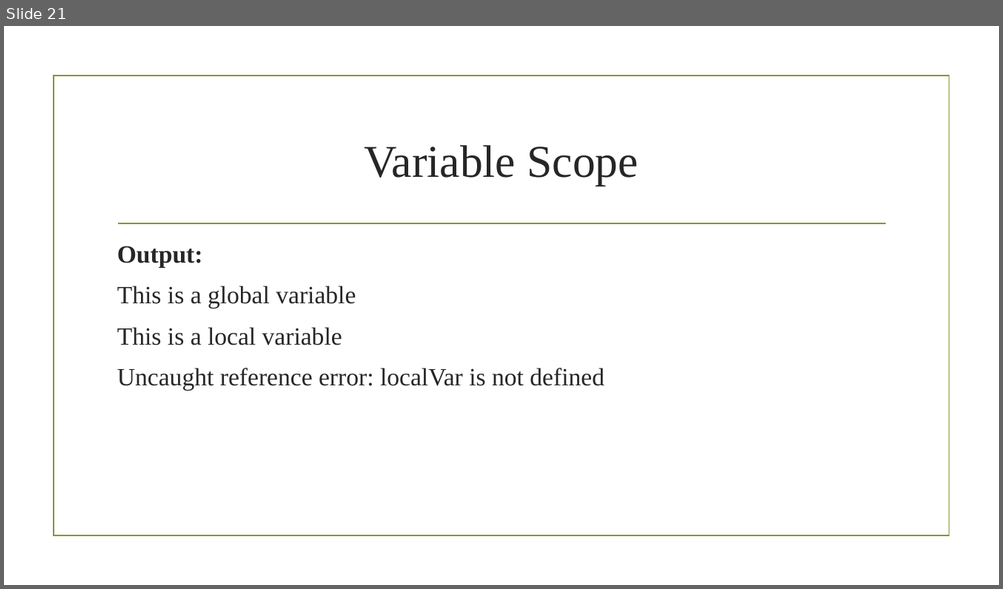
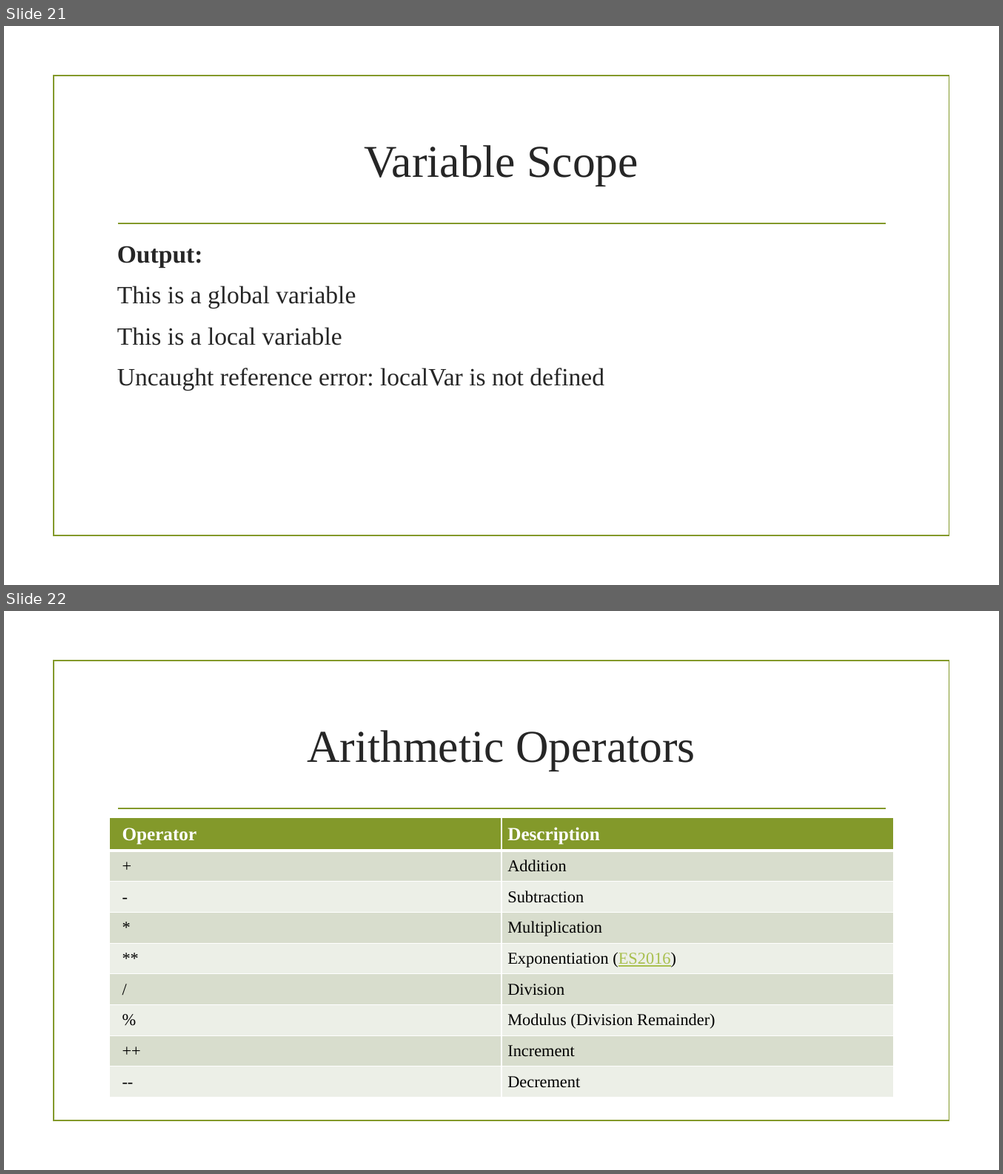
Before and after one commit to sagarshrestha81/FED, a slide deck: js.pptx. Shown one above the other, each under a label of ours: slide 21 before the commit, slides 21 and 22 after it. The pictures are 1003x589 and 1003x1174 pixels, drawn with LibreOffice and Linux fonts; fonts in the diff are those of the drawing; background and template pictures are left out. Boxes give left, top, right and bottom in pixels: in the first picture for what was removed or moved away, otherwise in the second. Text is boxed around its words. In the diff, an @@ line names an element or a change of style, - is before the commit and + after.

```diff
--- a/js.pptx
+++ b/js.pptx
@@ slide 22 added at <box>4,611,999,1170</box>, background picture (left out); not listed: 2 template elements that a slide beside it also shows @@
@@ title added at <box>307,730,695,771</box>, 44 pt, text #262626 @@
+Arithmetic Operators
@@ table added at <box>110,817,893,1111</box>, 9 rows, 2 columns @@
+Operator | Description
++ | Addition
+- | Subtraction
+* | Multiplication
+** | Exponentiation (ES2016)
+/ | Division
+% | Modulus (Division Remainder)
+++ | Increment
+-- | Decrement
```
Also in this commit, not shown: 1 slide changed, 1 other slide added, 1 slide removed, 6 other files.
